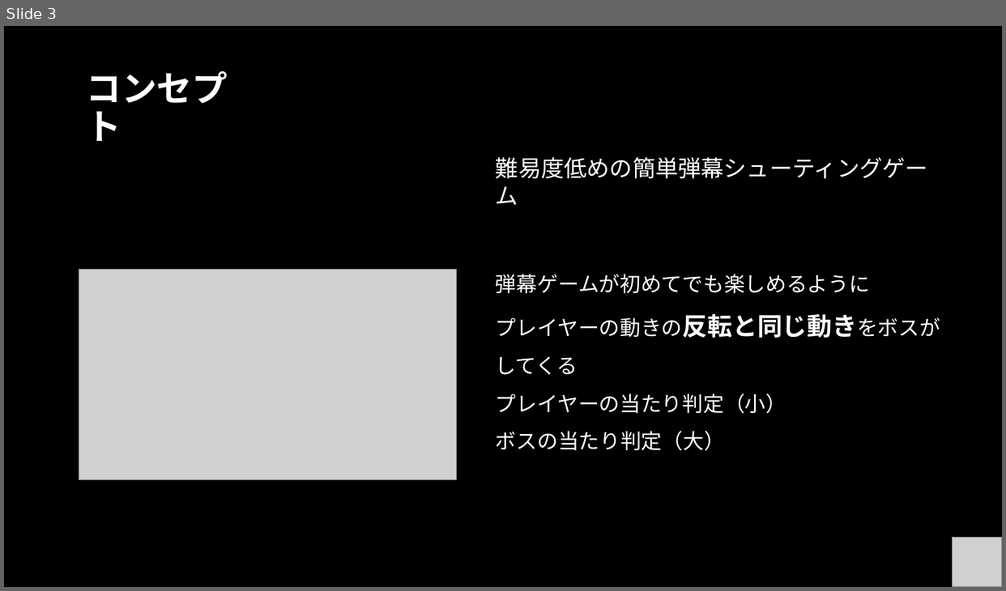
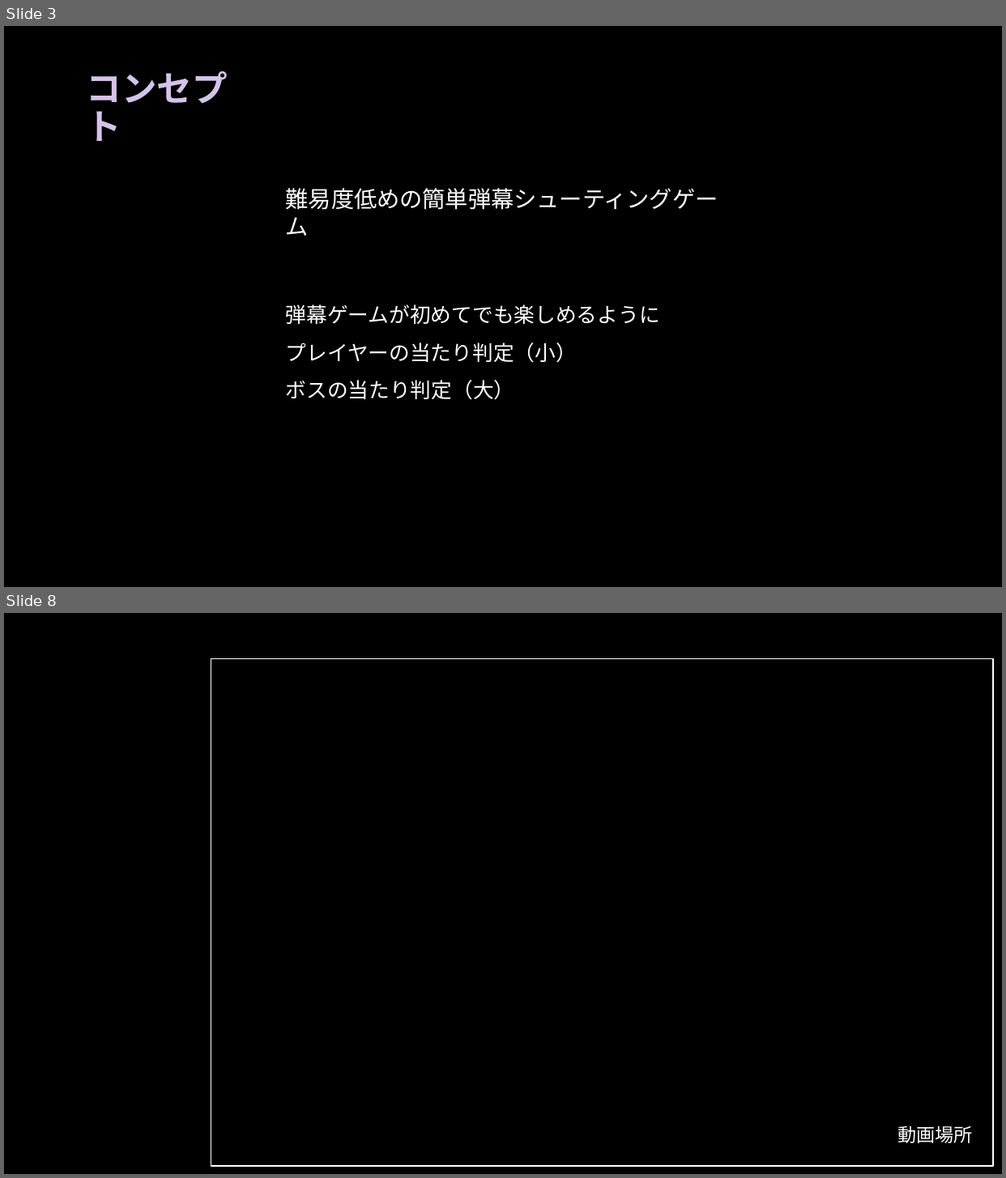
Before and after one commit to TAKU415/GameB, a slide deck: ゲーム説明用プレゼン.pptx. Shown one above the other, each under a label of ours: slide 3 before the commit, slides 3 and 8 after it; the slides between them are not shown. The pictures are 1006x591 and 1006x1178 pixels, drawn with LibreOffice and Linux fonts; fonts in the diff are those of the drawing; grey boxes stand for pictures; background and template pictures are left out. Boxes give left, top, right and bottom in pixels: in the first picture for what was removed or moved away, otherwise in the second. Text is boxed around its words. In the diff, an @@ line names an element or a change of style, - is before the commit and + after.

```diff
--- a/ゲーム説明用プレゼン.pptx
+++ b/ゲーム説明用プレゼン.pptx
@@ slide 8 added at (4,613,1002,1174), background picture (left out) @@
@@ rectangle added at (211,658,994,1166), fill #000000, outline #FFFFFF 1.5 pt @@
@@ text added at (897,1126,972,1144), 18 pt, text #FFFFFF @@
+動画場所
@@ slide 3 changed as well @@
@@ title "コンセプト" at (87,71,228,141): text colour #FFFFFF to #D5C3E9 @@
@@ text "難易度低めの簡単弾幕シューティングゲーム": place and size @@
-text "難易度低めの簡単弾幕シューティングゲーム" at (496,157,940,451)
+text "難易度低めの簡単弾幕シューティングゲーム" at (286,188,718,400)
@@ picture removed at (79,270,457,480) @@
@@ text at (496,314,940,375): paragraph removed @@
-プレイヤーの動きの反転と同じ動きをボスがしてくる
@@ picture removed at (953,537,1002,587) @@
```
Also in this commit, not shown: 4 other slides changed, 2 other slides added, 2 other files.
